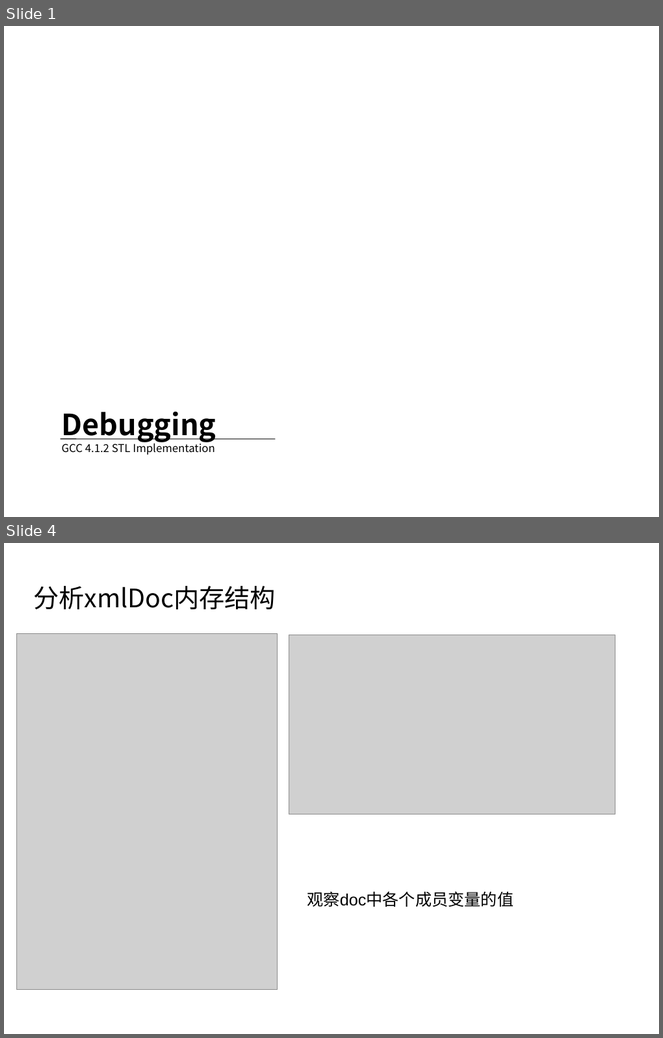
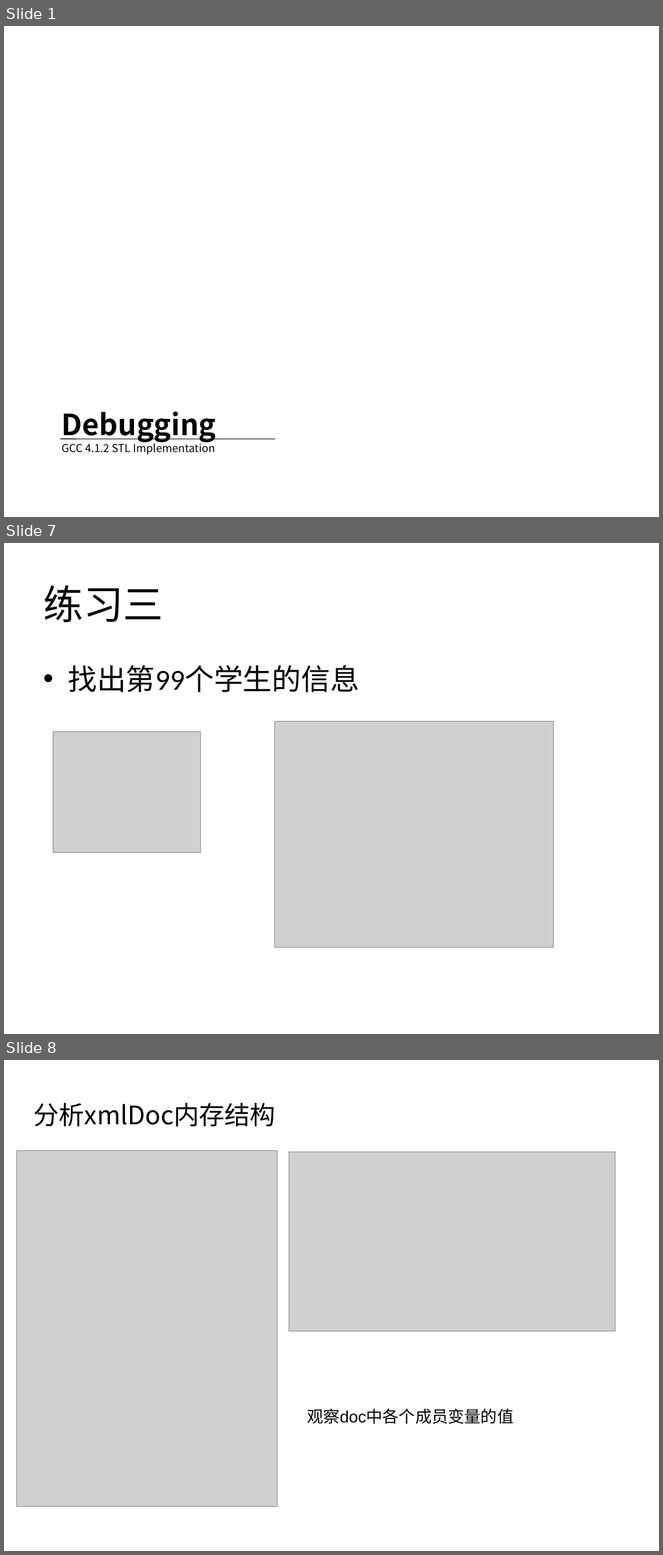
Before and after one commit to mir1128/GDBTraining, a slide deck: session2/Debugging Workshop 2.pptx. Shown one above the other, each under a label of ours: slides 1 and 4 before the commit, slides 1, 7 and 8 after it; the slides between them are not shown. The pictures are 663x1038 and 663x1555 pixels, drawn with LibreOffice and Linux fonts; fonts in the diff are those of the drawing; grey boxes stand for pictures; background and template pictures are left out. Boxes give left, top, right and bottom in pixels: in the first picture for what was removed or moved away, otherwise in the second. Text is boxed around its words. In the diff, an @@ line names an element or a change of style, - is before the commit and + after.

```diff
--- a/session2/Debugging Workshop 2.pptx
+++ b/session2/Debugging Workshop 2.pptx
@@ slide 7 added at <box>4,543,659,1034</box>, background #FFFFFF @@
@@ title added at <box>43,585,163,622</box>, 44 pt, text #000000 @@
+练习三
@@ text added at <box>68,665,360,693</box>, 32 pt, text #000000 @@
+• 找出第99个学生的信息
@@ picture added at <box>53,731,200,852</box> @@
@@ picture added at <box>274,722,553,948</box> @@
@@ what was slide 4 is now slide 8 @@
```
Also in this commit, not shown: 2 slides changed, 5 other slides added, 8 other files.
